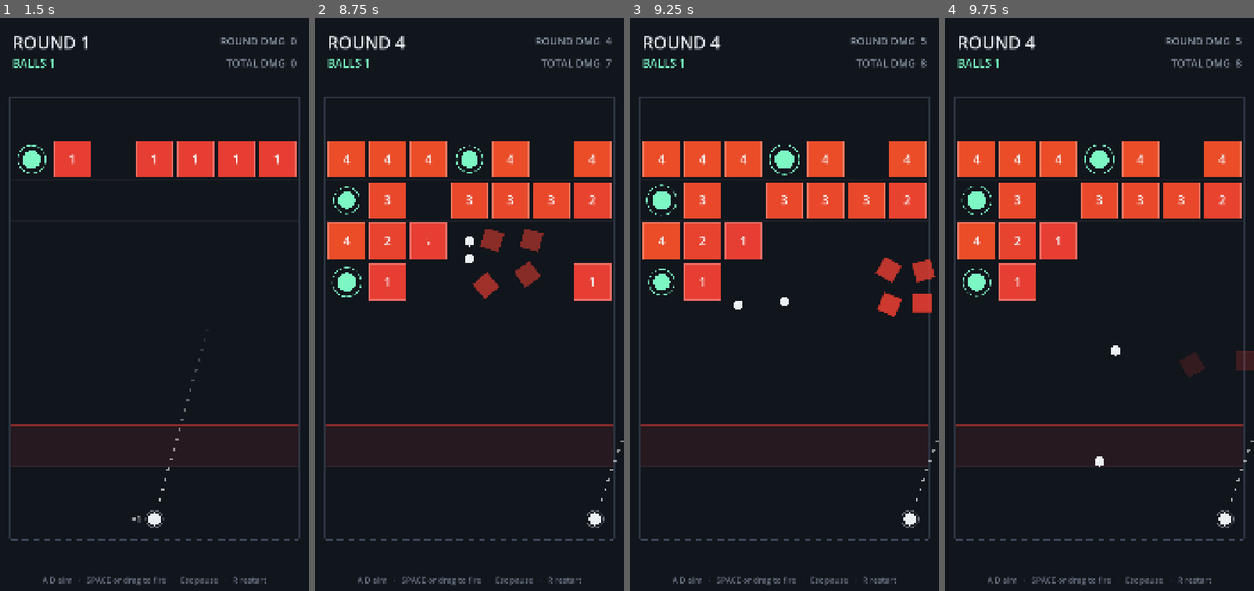
Above: before the commit, frames 1-4 (left to right).
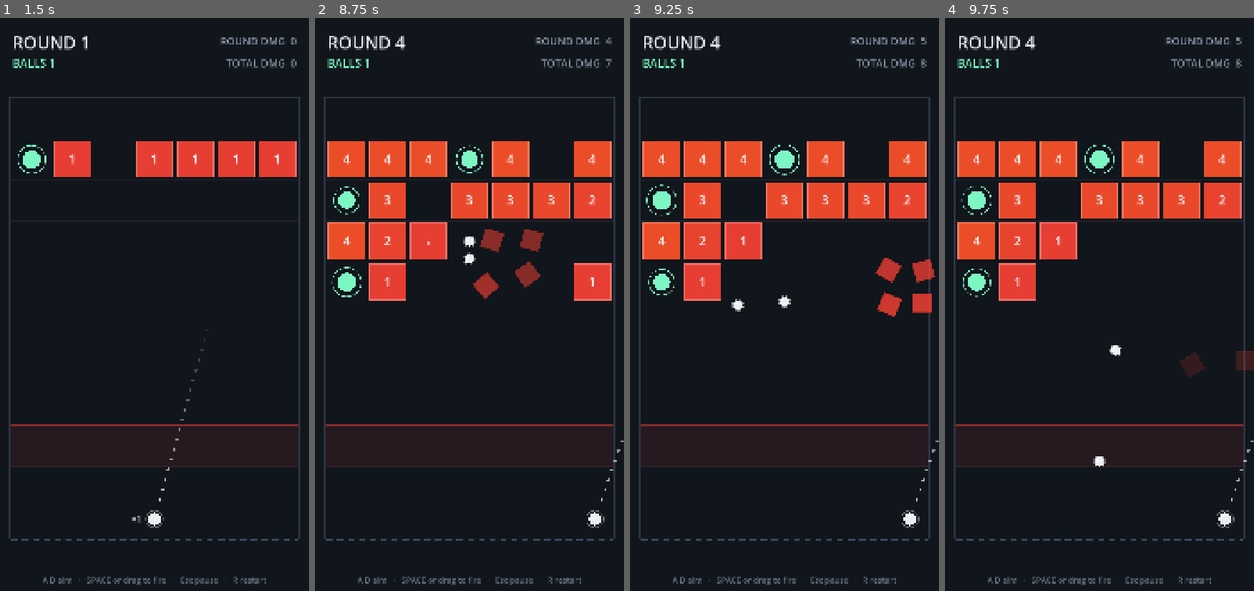
Above: after the commit, the same moments.

Repository: Sovereign-Axe-Studios/Sovereign-Ballgame
Game: Godot game, scene res://scenes/main_menu.tscn
Same seed, same stepped clock (60 frames per second), same inputs: the game is played once before the commit and once after it.
Inputs (mouse positions are in pixels of both pictures, inside the frame that each line leads up to):
- Up to frame 1 (1.5 s): click "QUICK PLAY" at 0.5 s; move the mouse to (222, 275) at 1.27 s; hold Right (debug_right) from 1.28 s (still down); tap A (aim_left) at 1.35 s; click (222, 275) at 1.42 s
- Up to frame 2 (8.75 s): release Right (debug_right) at 2 s; drag from (407, 333) to (345, 161) at 2.02 s; move the mouse to (500, 178) at 2.77 s; hold Right (debug_right) 2.78-3.5 s; tap Space (fire) at 2.85, 7.35 s; tap Enter at 3.5 s; drag from (454, 419) to (469, 161) at 3.52 s; move the mouse to (562, 390) at 4.27 s; hold Left (debug_left) 4.28-5 s; tap D (aim_right) at 4.35 s; drag from (376, 218) to (469, 161) at 5.02 s; move the mouse to (484, 304) at 5.77 s; hold Down (debug_down) 5.78-6.5 s; tap A (aim_left) at 5.85 s; click (484, 304) at 5.92 s; drag from (423, 161) to (407, 333) at 6.52 s; move the mouse to (537, 275) at 7.27 s; hold Up (debug_up) 7.28-8 s; drag from (407, 333) to (454, 419) at 8.02 s
- Up to frame 3 (9.25 s): move the mouse to (815, 178) at 8.77 s; hold Down (debug_down) from 8.78 s (still down); tap D (aim_right) at 8.85 s
- Up to frame 4 (9.75 s): release Down (debug_down) at 9.5 s; drag from (1084, 419) to (975, 201) at 9.52 s

Frame 1 is identical in both runs. In frame 2, less than 0.1% of the frame differs, in the area x 47-53%, y 38-44%; in frame 3, less than 0.1%, in the area x 32-53%, y 48-52%; in frame 4, less than 0.1%.

Commit message:
feat(skins): contrast ring on every ball, aim/ammo use a light tint
Ball colours are earned cosmetics, so none may hurt visibility: a two-tone ring keeps any ball readable on any block or background, and BallLook.ui_color() keeps the aim dots and ammo count light.

Diff:
--- a/game/scripts/ball.gd
+++ b/game/scripts/ball.gd
@@ -255,4 +255,5 @@
 		draw_circle(Vector2.ZERO, radius, REWIND_COLOR)
 	else:
 		skin.draw(self, Vector2.ZERO, radius, spin, _age)
+	BallLook.contrast_ring(self, Vector2.ZERO, radius)
 	rules.draw_ball_overlay(self, radius)
--- a/game/scripts/falling_ball.gd
+++ b/game/scripts/falling_ball.gd
@@ -34,3 +34,4 @@
 
 func _draw() -> void:
 	Skins.ball().draw(self, Vector2.ZERO, _radius, position.y / _radius, 0.0)
+	BallLook.contrast_ring(self, Vector2.ZERO, _radius)
--- a/game/scripts/shooter.gd
+++ b/game/scripts/shooter.gd
@@ -106,7 +106,7 @@
 	var on_right := global_position.x < get_viewport_rect().size.x * 0.5
 	var x := AMMO_OFFSET_X if on_right else -AMMO_OFFSET_X - main_w - extra_w
 	var baseline := AMMO_FONT_SIZE * 0.35
-	var color := Skins.ball().color
+	var color := Skins.ball().ui_color()
 	draw_string(font, Vector2(x, baseline), main, HORIZONTAL_ALIGNMENT_LEFT, -1, AMMO_FONT_SIZE, color)
 	draw_string(font, Vector2(x + main_w, baseline), extra, HORIZONTAL_ALIGNMENT_LEFT, -1, AMMO_FONT_SIZE,
 		PENDING_AMMO_COLOR)
@@ -148,7 +148,7 @@
 	draw_circle(Vector2.ZERO, 22.0, base if active else base.darkened(0.5))
 	draw_arc(Vector2.ZERO, 30.0, 0.0, TAU, 32, Palette.WALL.lightened(0.3), 3.0, true)
 	if active:
-		_draw_aim_dots(aim_direction(), base)
+		_draw_aim_dots(aim_direction(), Skins.ball().ui_color())
 
 ## The dotted aim line every non-probe launcher shares. It starts two dots
 ## out, which clears both the ball launcher's ring and the cannon's barrel tip.
@@ -183,4 +183,4 @@
 	draw_circle(tip, half_w * 0.85, Color(accent.r, accent.g, accent.b, dim))
 	# Playtest 10/01: with no line, players couldn't tell where it was aimed.
 	if active:
-		_draw_aim_dots(dir, accent)
+		_draw_aim_dots(dir, Skins.ball().ui_color())
--- a/game/scripts/skins/ball_look.gd
+++ b/game/scripts/skins/ball_look.gd
@@ -29,6 +29,31 @@
 func draw(c: CanvasItem, pos: Vector2, r: float, _spin: float, _t: float) -> void:
 	c.draw_circle(pos, r, color)
 	c.draw_circle(pos + Vector2(-r, -r) * 0.3, r * 0.3, highlight)
+
+## `color`, lightened until it reads on a dark board -- for the aim dots and
+## the launcher's ammo count, which a Charcoal or Purple ball would otherwise
+## all but hide. Ball colours are earned cosmetics, so none may cost aim.
+func ui_color() -> Color:
+	var out := color
+	for i in range(8):
+		if out.get_luminance() >= UI_MIN_LUMINANCE:
+			break
+		out = out.lightened(0.2)
+	return out
+
+## Floor for ui_color(). Roughly where a colour clears 7:1 on the background.
+const UI_MIN_LUMINANCE := 0.55
+## The in-play contrast ring: dark inner band (reads on bright blocks),
+## light outer band (reads on the dark board).
+const RING_DARK := Color(0.03, 0.04, 0.06, 0.9)
+const RING_LIGHT := Color(1, 1, 1, 0.6)
+
+## Two-tone ring just outside the ball, drawn for every look in play so a
+## ball stays visible whatever block or background it is over -- a red ball
+## over a red block otherwise vanishes (playtest 10/01 colour pass).
+static func contrast_ring(c: CanvasItem, pos: Vector2, r: float) -> void:
+	c.draw_arc(pos, r + 1.0, 0.0, TAU, 40, RING_DARK, 2.0, true)
+	c.draw_arc(pos, r + 2.75, 0.0, TAU, 40, RING_LIGHT, 1.5, true)
 
 
 # ------------------------------------------------------------------ helpers
